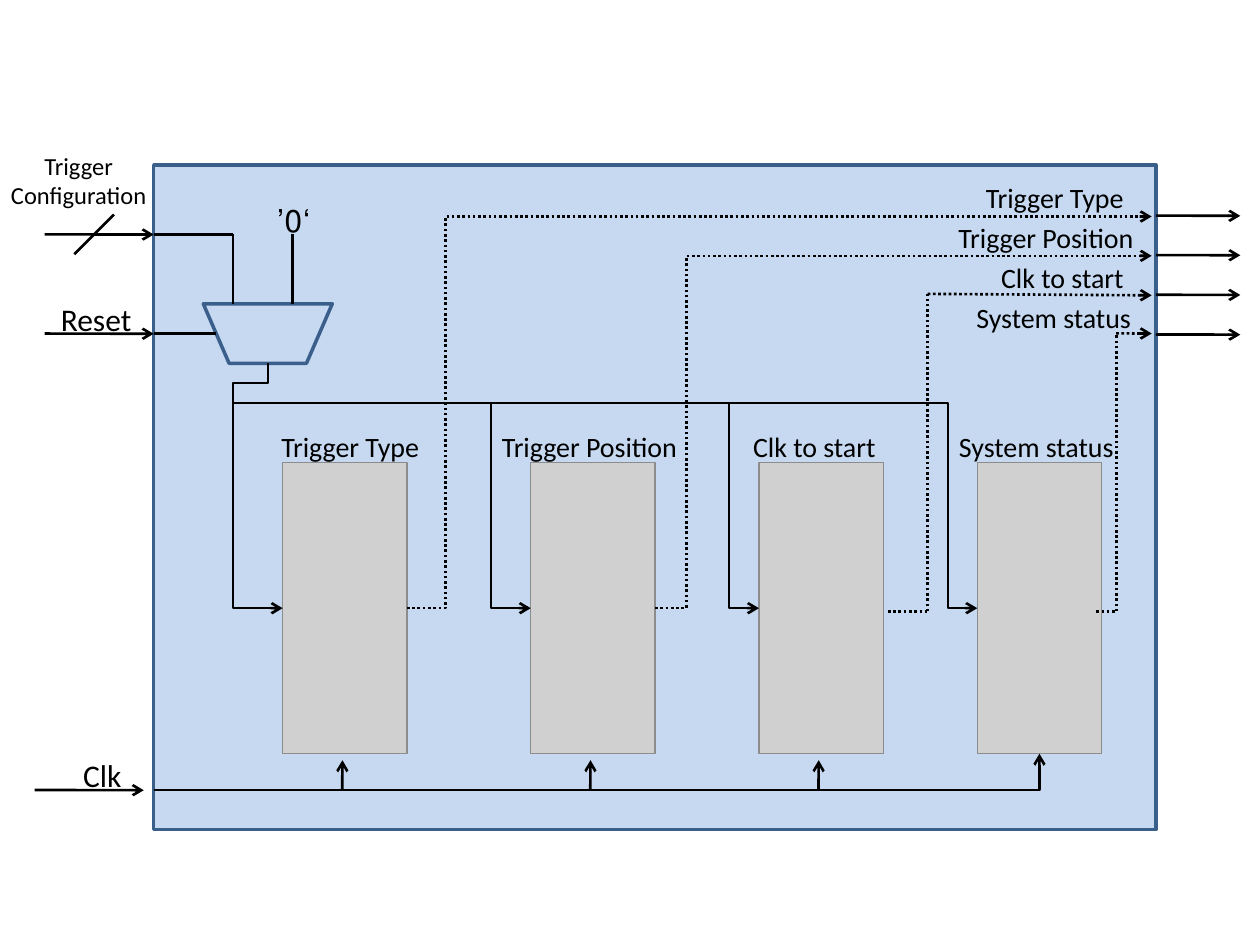
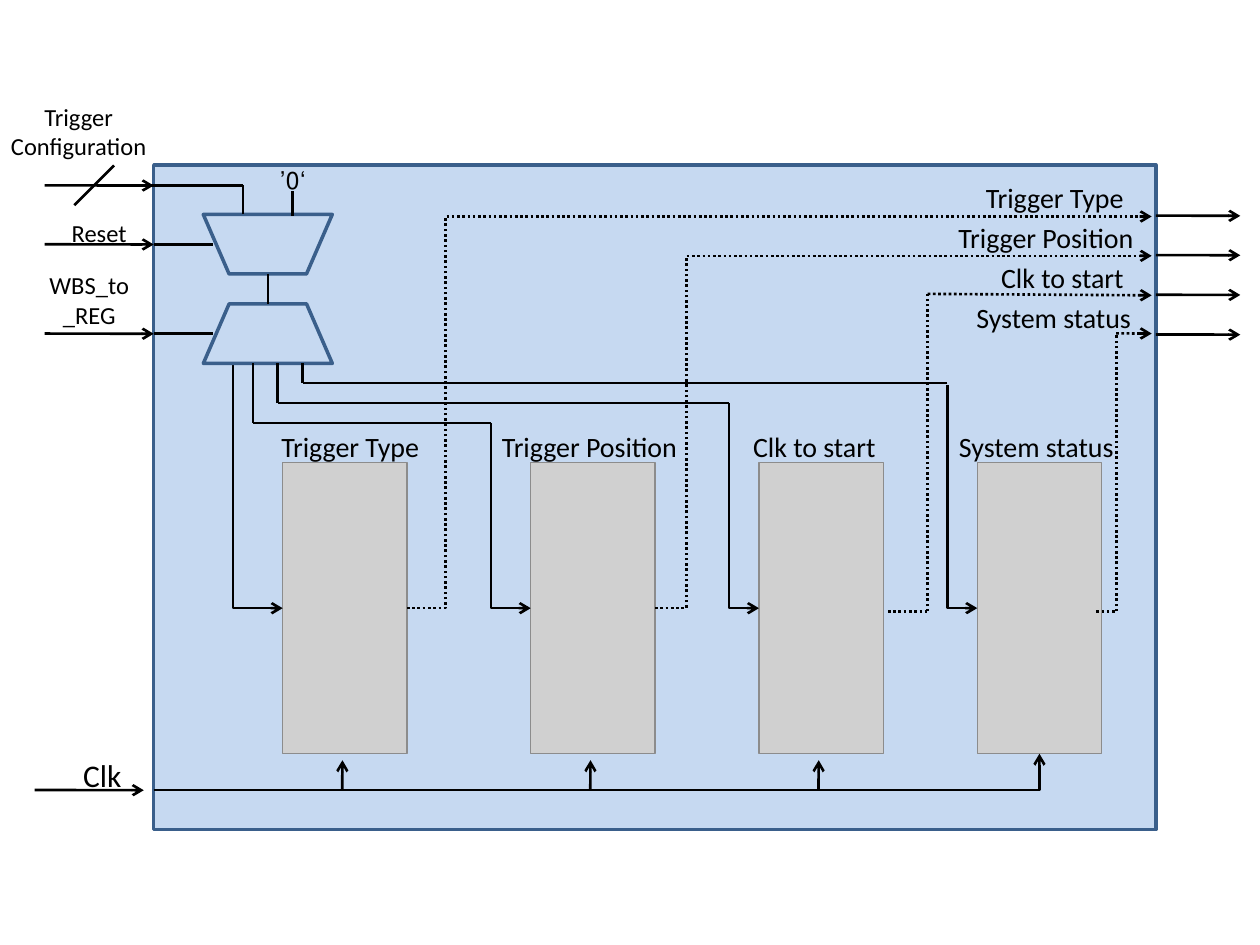
Before and after one commit to battellino/moran-zvika-project, a slide deck: slide 4 of core/Regesters Diagram.pptx. Drawn at 1260x945 pixels with LibreOffice and Linux fonts; fonts in the diff are those of the drawing; grey boxes stand for pictures. Boxes give left, top, right and bottom in pixels: in the first picture for what was removed or moved away, otherwise in the second. Text is boxed around its words. In the diff, an @@ line names an element or a change of style, - is before the commit and + after.

```diff
--- a/core/Regesters Diagram.pptx
+++ b/core/Regesters Diagram.pptx
@@ 1 text, 1 arrow, 1 line: place and size @@
-1 text, 1 arrow, 1 line at [11, 158, 154, 255]
+1 text, 1 arrow, 1 line at [11, 109, 154, 205]
@@ text "‘0’": place and size @@
-text "‘0’" at [285, 209, 303, 241]
+text "‘0’" at [286, 171, 300, 196]
@@ text "‘0’" at [286, 171, 300, 196]: size 18 to 14 pt; alignment right to centre @@
@@ line moved from (154, 234) - (233, 234) to (134, 185) - (243, 185) @@
@@ line added from (243, 214) to (243, 185), #000000 1.5 pt @@
@@ line added from (292, 215) to (292, 192), #000000 1.5 pt @@
@@ text "Reset" at [72, 226, 127, 246]: size 18 to 14 pt; alignment right to centre @@
@@ text "Reset": place and size @@
-text "Reset" at [61, 310, 132, 335]
+text "Reset" at [72, 226, 127, 246]
@@ flow chart manual operation added at [203, 214, 331, 273], outline #3A5F8C 2 pt @@
@@ arrow added from (44, 244) to (154, 244), #000000 1.5 pt @@
@@ line added from (154, 244) to (213, 244), #000000 1.5 pt @@
@@ text added at [49, 278, 129, 328], 14 pt, text #000000 @@
+WBS_to_REG
@@ line moved from (292, 304) - (292, 234) to (268, 304) - (268, 275) @@
@@ flow chart manual operation at [203, 304, 331, 363]: rotation 0 to 180 degrees @@
@@ line moved from (154, 334) - (217, 334) to (154, 334) - (213, 334) @@
@@ elbow arrow moved from (233, 403) - (282, 609) to (233, 363) - (282, 609) @@
@@ elbow line removed from (268, 363) to (233, 403) @@
@@ line moved from (233, 304) - (233, 234) to (253, 423) - (253, 363) @@
@@ line added from (277, 403) to (277, 363), #000000 1.5 pt @@
@@ line added from (948, 383) to (302, 383), #000000 1.5 pt @@
@@ line added from (302, 383) to (302, 363), #000000 1.5 pt @@
@@ elbow arrow added from (948, 384) to (978, 609), #000000 1.5 pt @@
@@ elbow arrow removed from (233, 403) to (978, 609) @@
@@ line added from (730, 403) to (277, 403), #000000 1.5 pt @@
@@ line added from (491, 423) to (253, 423), #000000 1.5 pt @@
@@ elbow arrow moved from (491, 403) - (530, 609) to (491, 423) - (530, 609) @@
```
Also in this commit, not shown: 1 other slide changed, 2 other files.
